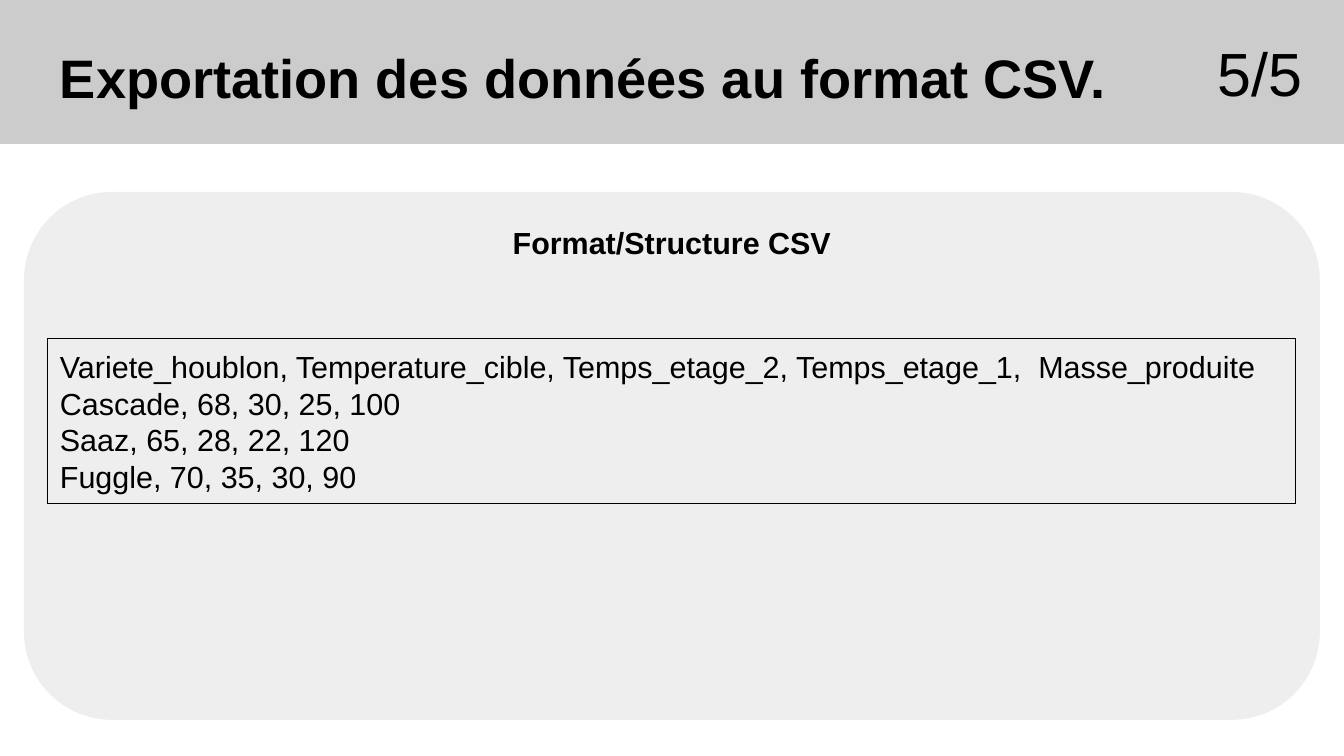
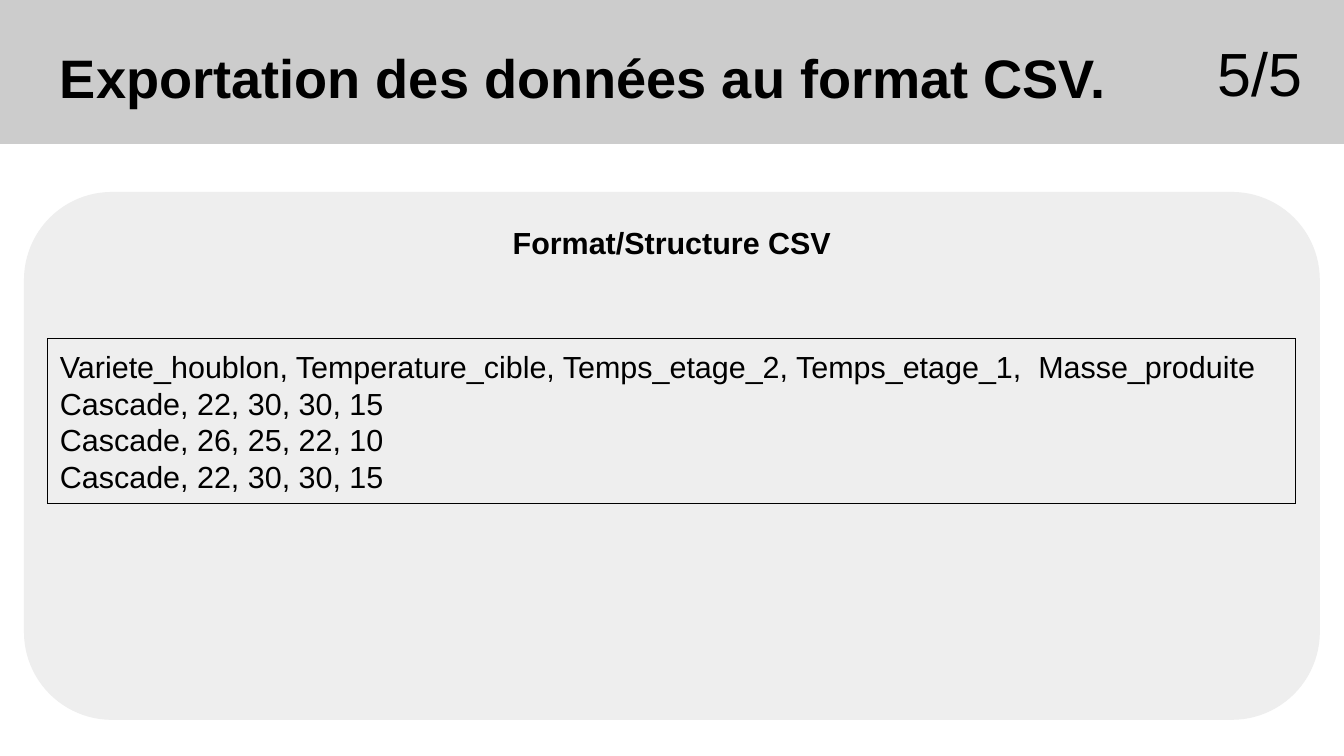
Before and after one commit to Sauvage89/sechoir-houblon, a slide deck: slide 35 of doc/diaporama/revu2/revu2_sauvage.odp (slide 48 before the commit). Drawn at 1344x756 pixels with LibreOffice and Linux fonts; fonts in the diff are those of the drawing. Boxes give left, top, right and bottom in pixels: in the first picture for what was removed or moved away, otherwise in the second. Text is boxed around its words. In the diff, an @@ line names an element or a change of style, - is before the commit and + after.

```diff
--- a/doc/diaporama/revu2/revu2_sauvage.odp
+++ b/doc/diaporama/revu2/revu2_sauvage.odp
@@ text in rectangle at (x1=60, y1=393, x2=383, y2=492): text changed @@
-Cascade, 68, 30, 25, 100
-Saaz, 65, 28, 22, 120
-Fuggle, 70, 35, 30, 90
+Cascade, 22, 30, 30, 15
+Cascade, 26, 25, 22, 10
+Cascade, 22, 30, 30, 15
```
Also in this commit, not shown: 21 other slides changed, 1 slide added, 15 slides removed, 2 other files.
